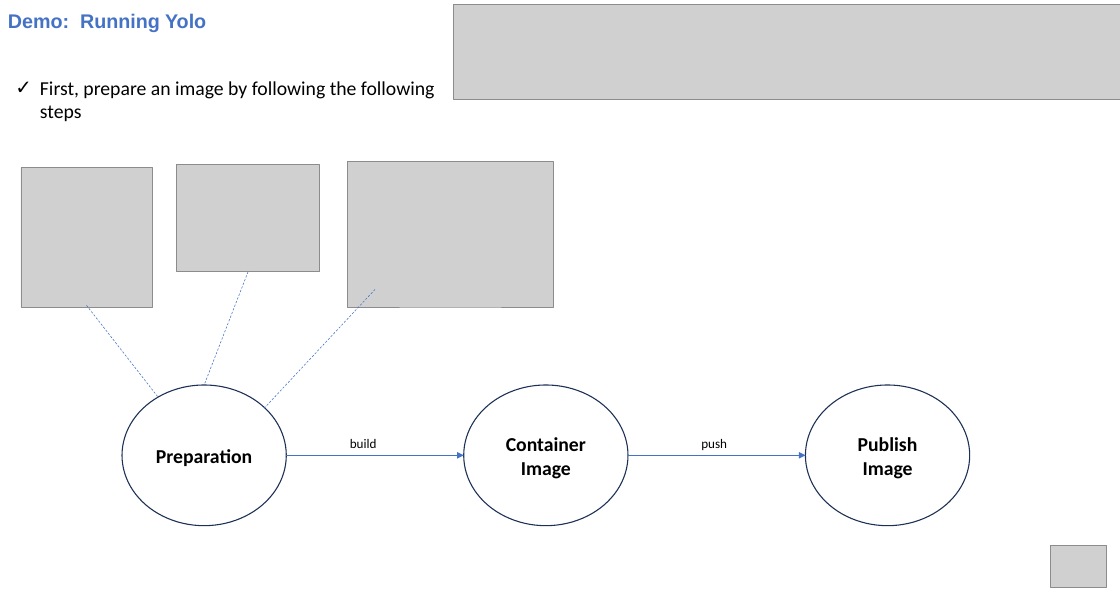
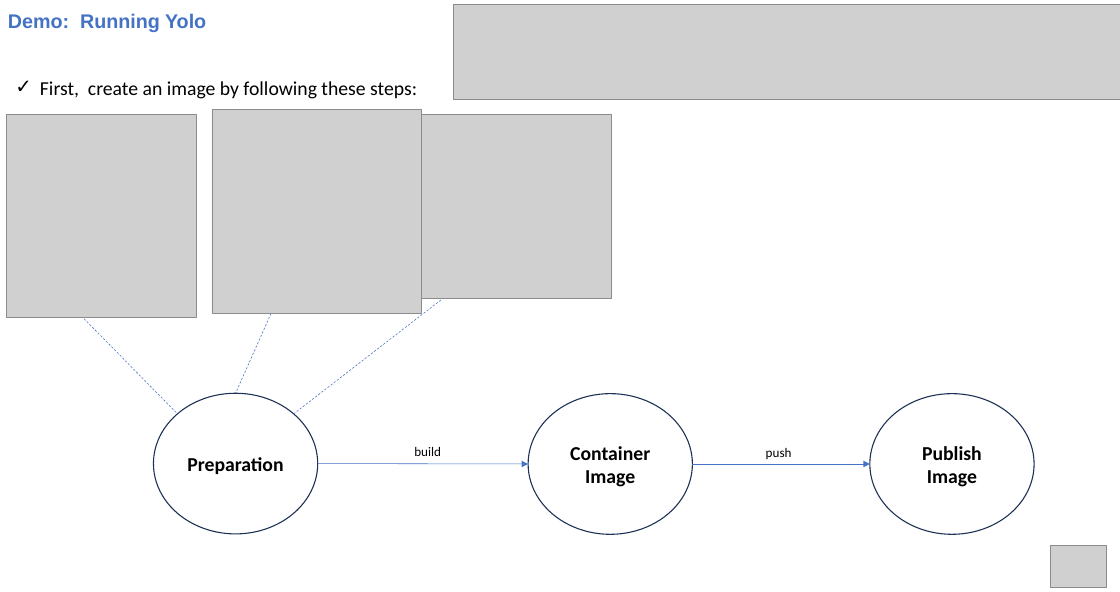
Before and after one commit to hmhwe/IMAGEN_Backend, a slide deck: slide 15 of docs/StakeholderM_CV.pptx (slide 14 before the commit). Drawn at 1120x592 pixels with LibreOffice and Linux fonts; fonts in the diff are those of the drawing; grey boxes stand for pictures. Boxes give left, top, right and bottom in pixels: in the first picture for what was removed or moved away, otherwise in the second. Text is boxed around its words. In the diff, an @@ line names an element or a change of style, - is before the commit and + after.

```diff
--- a/docs/StakeholderM_CV.pptx
+++ b/docs/StakeholderM_CV.pptx
@@ text at (40, 81, 417, 99): text changed @@
-✓ First, prepare an image by following the following steps
+✓ First, create an image by following these steps:
@@ picture added at (7, 114, 197, 318) @@
@@ picture added at (212, 110, 422, 313) @@
@@ picture added at (421, 114, 611, 299) @@
@@ picture removed at (21, 167, 152, 307) @@
@@ picture removed at (177, 165, 320, 272) @@
@@ picture removed at (348, 162, 554, 307) @@
@@ line moved from (375, 289) - (264, 408) to (450, 293) - (293, 413) @@
@@ line moved from (87, 305) - (158, 396) to (79, 313) - (177, 413) @@
@@ line moved from (248, 271) - (204, 385) to (274, 306) - (236, 393) @@
@@ ellipse "Preparation": place and size @@
-ellipse "Preparation" at (122, 385, 286, 525)
+ellipse "Preparation" at (154, 393, 318, 533)
@@ arrow moved from (286, 455) - (464, 455) to (318, 463) - (528, 464) @@
@@ 2 texts, 2 ellipses, 1 arrow: place and size @@
-2 texts, 2 ellipses, 1 arrow at (350, 385, 969, 525)
+2 texts, 2 ellipses, 1 arrow at (414, 394, 1034, 534)
```
Also in this commit, not shown: 10 other slides changed, 1 slide added.
